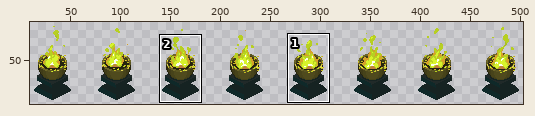
A sprite sheet gets an edit: assets/Animated prop/TorchBowlRegular_V01-Sheet.png. Above: a wide view before the commit, with the close-up outlined.
Close-up. First the earlier version:
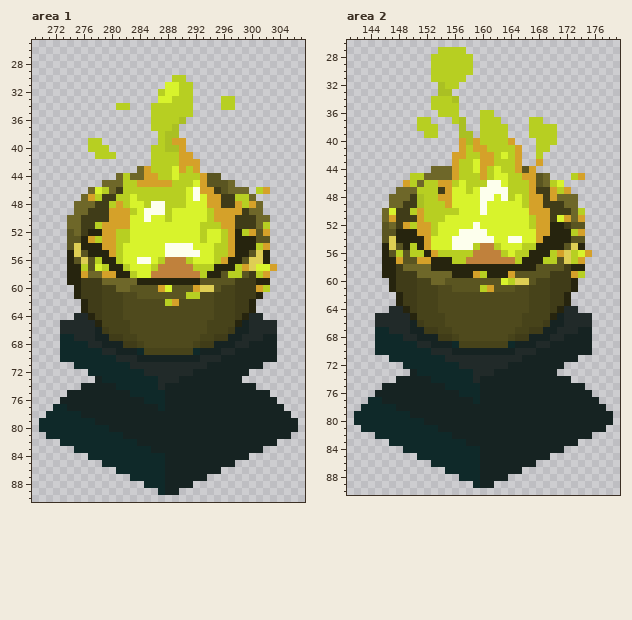
The file is 512x96 pixels. Colours within 5 levels of each other are drawn and written as one. Shown: area 1: x 269..307, y 25..90; area 2: x 141..179, y 26..90. The wide view leaves out empty margins. The commit also changed other parts of the picture, which this record leaves out.
Now the later version:
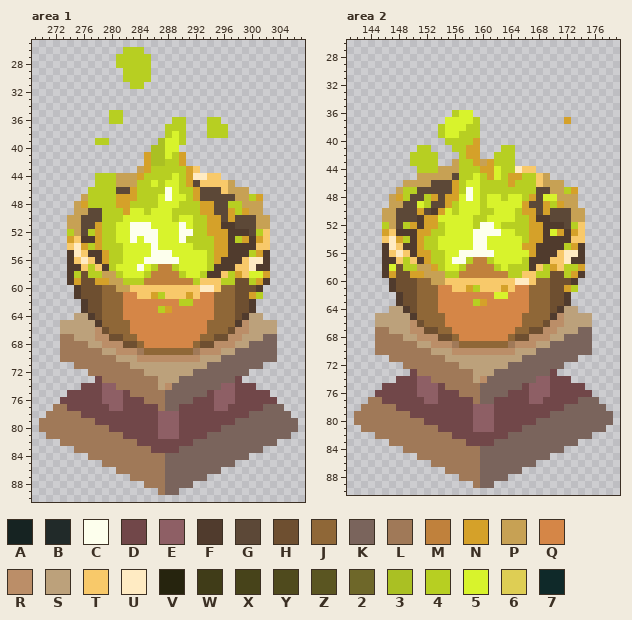
Palette (. is transparent): A #162322  B #212a29  C #fdffed  D #714749  E #8e5f65  F #503b2d  G #5c4837  H #6e4f30  J #8f6737  K #7a645c  L #a07958  M #c0813c  N #d5a129  P #c7a154  Q #d58647  R #bb8e68  S #bca17b  T #f8c96a  U #ffebc3  V #26240e  W #403c18  X #47431a  Y #4f4a1d  Z #5a5521  2 #6e6729  3 #aac023  4 #b7cf22  5 #d8f32c  6 #dece54  7 #0f2929
Changes in this commit:
Changed rows in their new state; - is an unchanged pixel.
Area 1:
first column x 270:
26 ------------444----------------------
27 -----------44444---------------------
28 -----------44444---------------------
29 ------------4444---------------------
30 ------------4444---..----------------
31 -------------44---....---------------
32 -----------------.....---------------
33 -----------------.....----..---------
34 -----------..---......----..---------
35 ----------44----......---------------
36 ----------44----...-4---44-----------
37 ----------------..-44---444----------
38 -----------------.454---444----------
39 -------.-4-------3554----------------
40 -------...------3355.----------------
41 --------...----N335--.---------------
42 ---------------N33---..--------------
43 --------------P----44NT--------------
44 --------444PPPN44----NUUTT-----------
45 --------444PPP445455-NGTTTTP---------
46 -------44-4GGN----C5-4NGGGTPPP-..----
47 ------P4-44NNN---5C554NGGGGGPP4N-----
48 -----PN444--N44-4555-44N-GG44PPP-----
49 -----PPGG444-5-45554444NNGG-4NPP-----
50 ----PPGGG4445--5--54--44N-G-GGGPP----
51 ----PPGGN4455CCC----C-4-NNFFGGGPP----
52 ----4PG4N4455CCCC---CC4-NNNFFFG4T----
53 ----NTFFN4455C-CC---C44-4NNF4NFNT----
54 ----TUN4N44-----C-5555444NNFFFFTT----
55 ----FUTFFN4-----CC-5555-4NNFFF4NF----
56 ----FTUTFN4---5-CCCC55--4NFFFTUUF----
57 ----FFT4TF455-C----45555-FFFTTUFF.---
58 ----F4H44PP455-4----455-FFT-NT55-----
59 ----FNHHNNPP444MMMMMMM4TTT44HH4NF----
60 -----FHHHJJPPTTTTTTTTTTUUTJJHHHF.----
61 -----FHHHJJJQQTTN4TTTNTQQJJJHHN4-----
62 ------FHHJJJQQQQQQQQ44QQQJJJHHF------
63 ------FHHJJJQQQQQ4NQQQQQQJJJHHF------
64 -----SSFHJJJQQQQQQQQQQQQQJJJHFSS-----
65 ---SSSSSFJJJJQQQQQQQQQQQJJJJFRSSSS---
66 ---SSSSSRHJJJQQQQQQQQQQQJJJHRRSSSS---
67 ---LLSSSRRHHJJQQQQQQQQQJJHHRRSSSKK---
68 ---LLLLSSRRRHHJQQQQQQQJHHRRRSSKKKK---
69 ---LLLLLLSSRRRLJJJJJJJLRRRSSKKKKKK---
70 ---LLLLLLLLSSSRRRRRRRRRSSSKKKKKKKK---
71 -----LLLLLLLLSSSSSSSSSSSKKKKKKKK-----
72 -------LLLLLLLLSSSSSSSKKKKKKKK-------
73 --------DLLLLLLLLSSSKKKKKKKKD--------
74 ------DDDEELLLLLLSRKKKKKKKEEDDD------
75 ----DDDDDEEEDLLLLLKKKKKKDEEEDDDDD----
76 ---DDDDDDEEEDDDLLLKKKKDDDEEEDDDDDD---
77 --LLDDDDDDEEDDDDDLKKDDDDDEEDDDDDKKK--
78 -LLLLLDDDDDDDDDDDEEEDDDDDDDDDDKKKKKK-
79 LLLLLLLLDDDDDDDDDEEEDDDDDDDDKKKKKKKKK
80 LLLLLLLLLLDDDDDDDEEEDDDDDDKKKKKKKKKKK
81 -LLLLLLLLLLLDDDDDEEEDDDDKKKKKKKKKKKK-
82 ---LLLLLLLLLLLDDDDDDDDKKKKKKKKKKKK---
83 -----LLLLLLLLLLLDDDDKKKKKKKKKKKK-----
84 -------LLLLLLLLLLLKKKKKKKKKKKK-------
85 ---------LLLLLLLLLKKKKKKKKKK---------
86 -----------LLLLLLLKKKKKKKK-----------
87 -------------LLLLLKKKKKK-------------
88 ---------------LLLKKKK---------------
89 -----------------LKK-----------------
Area 2:
first column x 142:
27 ------------....---------------------
28 -----------......--------------------
29 -----------......--------------------
30 -----------......--------------------
31 -----------.....---------------------
32 ------------...----------------------
33 ------------..-----------------------
34 -----------....----------------------
35 -----------....----------------------
36 ------------..-55-..-----------------
37 ---------..--55554...----..---N------
38 ---------...455544....---....--------
39 ----------..455444....---....--------
40 -------------4444-.....---...--------
41 ---------44---44N-...--.--..---------
42 --------4444--.4NN..-4-.--.----------
43 --------4444--P--NP----.--.----------
44 ---------444PPP--4-N---UTT-----------
45 --------.PPPPPG--54N-4NN44TP---..----
46 -------PPPPGGGN455-444N--4TPPP-------
47 ------P44GGGGGN4C-4444---4GGPP4N-----
48 -----PN4GG-NG-N-C-45-45---G55PPP-----
49 -----PPGG5-GG-4---4-----NGGN4NPP-----
50 ----PPGGG-GFN5----44---4N-G-GGGPP----
51 ----PPGGGFNN5----44----44NFFGGGPP----
52 ----4PG4NF-N4----4CC-4444N-FFFG4T----
53 ----NTFFF---4--55--CC--44N-F5NFNT----
54 ----TUN4FN44--555--5--554N-FFFFTT----
55 ----FUTFFN44--555CC55---NNFFFF4NF----
56 ----FTUTFNN4-55CCCCC55-55NFFFTUUF.---
57 ----FFT4TF-445CC4--455554FFFTTUFF----
58 ----F5H44PPN4554MMMM45444FT4NT44N----
59 ----FNHHNNPPP44MMMMMMM44TT44HH4-F----
60 -----FHHHJJPPTTTTTTTTTTUUTJJHHHF-----
61 -----FHHHJJJQQTTN4TTTNTQQJJJHHN4-----
62 ------FHHJJJQQQQQQQQ55QQQJJJHHF------
63 ------FHHJJJQQQQQ4NQQQQQQJJJHHF------
64 -----SSFHJJJQQQQQQQQQQQQQJJJHFSS-----
65 ---SSSSSFJJJJQQQQQQQQQQQJJJJFRSSSS---
66 ---SSSSSRHJJJQQQQQQQQQQQJJJHRRSSSS---
67 ---LLSSSRRHHJJQQQQQQQQQJJHHRRSSSKK---
68 ---LLLLSSRRRHHJQQQQQQQJHHRRRSSKKKK---
69 ---LLLLLLSSRRRLJJJJJJJLRRRSSKKKKKK---
70 ---LLLLLLLLSSSRRRRRRRRRSSSKKKKKKKK---
71 -----LLLLLLLLSSSSSSSSSSSKKKKKKKK-----
72 -------LLLLLLLLSSSSSSSKKKKKKKK-------
73 --------DLLLLLLLLSSSKKKKKKKKD--------
74 ------DDDEELLLLLLSRKKKKKKKEEDDD------
75 ----DDDDDEEEDLLLLLKKKKKKDEEEDDDDD----
76 ---DDDDDDEEEDDDLLLKKKKDDDEEEDDDDDD---
77 --LLDDDDDDEEDDDDDLKKDDDDDEEDDDDDKKK--
78 -LLLLLDDDDDDDDDDDEEEDDDDDDDDDDKKKKKK-
79 LLLLLLLLDDDDDDDDDEEEDDDDDDDDKKKKKKKKK
80 LLLLLLLLLLDDDDDDDEEEDDDDDDKKKKKKKKKKK
81 -LLLLLLLLLLLDDDDDEEEDDDDKKKKKKKKKKKK-
82 ---LLLLLLLLLLLDDDDDDDDKKKKKKKKKKKK---
83 -----LLLLLLLLLLLDDDDKKKKKKKKKKKK-----
84 -------LLLLLLLLLLLKKKKKKKKKKKK-------
85 ---------LLLLLLLLLKKKKKKKKKK---------
86 -----------LLLLLLLKKKKKKKK-----------
87 -------------LLLLLKKKKKK-------------
88 ---------------LLLKKKK---------------
89 -----------------LKK-----------------
